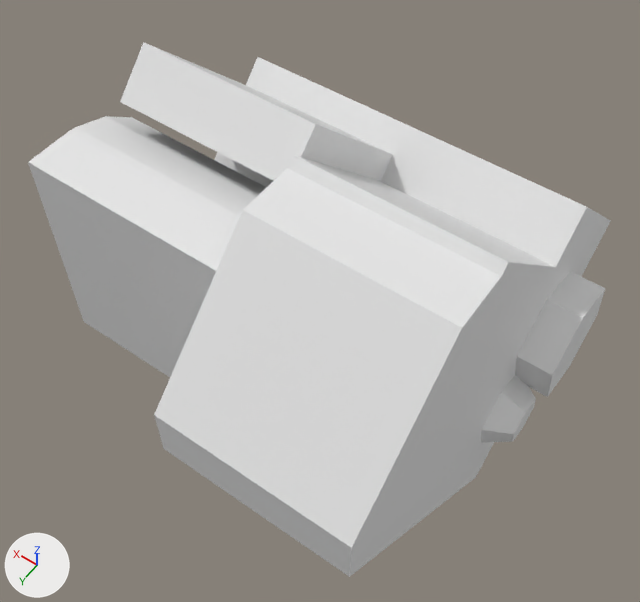
What one commit did to the OBJ model asset/AT3_E4L.obj.
One viewpoint serves both versions: a 50 mm camera at (-136.0, 98.0, 201.0) aimed at (-29.0, -51.0, -33.0). Every picture has the same lights, and +X, +Y and +Z are marked at lower left. The first picture is the older version. Where no turn or scale is listed for an object, it has been applied to the vertices. Vertices at exactly the same position are counted once.

Before the edit, the objects in view are built like this:
```python
me_mesh_0 = bpy.data.meshes.new('Mesh 0')
me_mesh_0.from_pydata(...)  # 122 vertices, 190 faces; spans x -107.0..30.0, y -131.0..29.0, z -97.0..53.0
ob_mesh_0 = bpy.data.objects.new('Mesh 0', me_mesh_0)
ob_mesh_0.location = (0.0, 0.0, 0.0)
```
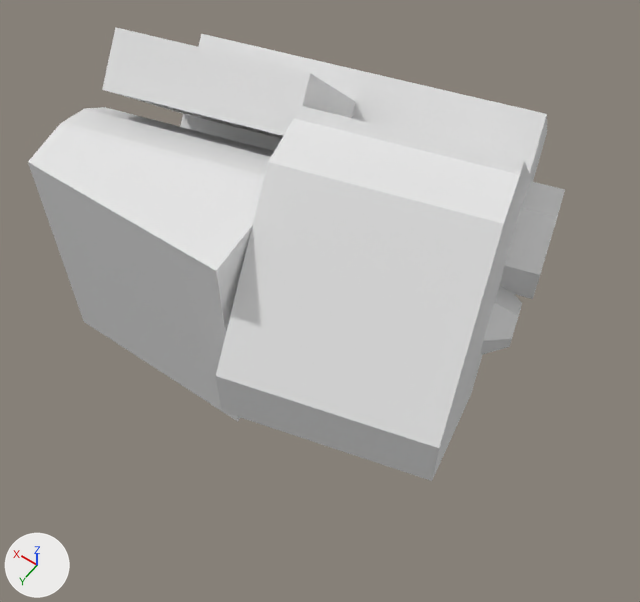
What differs and where, as boxes (x1, y1, x2, y2) in the pictures (640 x 602 px; the box of a moved part takes in the faces that stretch with it):
```json
{"object": "Mesh 0", "change": "reshaped", "before": [28, 42, 611, 577], "after": [28, 27, 565, 481], "on screen": "8% narrower, 15% shorter"}
{"part": 1, "of": "me_mesh_0", "change": "rebuilt", "before": [154, 57, 611, 577], "after": [180, 34, 547, 481]}
{"part": 2, "of": "me_mesh_0", "change": "rebuilt", "before": [120, 42, 392, 181], "after": [102, 27, 356, 139], "on screen": "7% narrower, 19% shorter"}
{"part": 3, "of": "me_mesh_0", "change": "added", "after": [480, 286, 522, 355]}
{"part": 4, "of": "me_mesh_0", "change": "added", "after": [500, 181, 565, 299]}
{"part": 5, "of": "me_mesh_0", "change": "deleted", "before": [481, 375, 536, 442]}
{"part": 6, "of": "me_mesh_0", "change": "deleted", "before": [515, 271, 605, 397]}
{"part": 7, "of": "me_mesh_0", "change": "moved or reshaped", "before": [28, 116, 267, 377], "after": [28, 107, 274, 421]}
```

Scene script edits in JSON lines:
```json
{"block": "me_mesh_0", "where": "# used by ob_mesh_0; location = (0.0, 0.0, 0.0)"}
{"op": "remove", "block": "me_mesh_0", "code": "me_mesh_0.from_pydata(...)  # 122 vertices, 190 faces; spans x -107.0..30.0, y -131.0..29.0, z -97.0..53.0"}
{"op": "add", "block": "me_mesh_0", "code": "me_mesh_0.from_pydata(...)  # 131 vertices, 211 faces; spans x -98.0..57.0, y -159.0..11.0, z -97.0..53.0"}
{"block": "me_mesh_0", "change": "me_mesh_0 part 1: the loose piece of 21 vertices spanning x -95.0..23.0, y -131.0..29.0, z -97.0..50.0 is rebuilt with 21 vertices and now spans x -98.0..57.0, y -159.0..11.0, z -97.0..50.0"}
{"block": "me_mesh_0", "change": "me_mesh_0 part 2: the loose piece of 8 vertices spanning x -35.0..23.0, y -82.0..-29.0, z 0.0..53.0 is rebuilt with 8 vertices and now spans x -25.0..44.0, y -96.0..-30.0, z 0.0..53.0"}
{"block": "me_mesh_0", "change": "me_mesh_0 part 3: a new loose piece of 23 vertices spanning x -86.0..-71.0, y -104.0..-78.0, z -64.0..-38.0"}
{"block": "me_mesh_0", "change": "me_mesh_0 part 4: a new loose piece of 14 vertices spanning x -86.0..-65.0, y -133.0..-94.0, z -49.0..-11.0"}
{"block": "me_mesh_0", "change": "me_mesh_0 part 5: the loose piece of 23 vertices spanning x -104.0..-95.0, y -74.0..-48.0, z -64.0..-38.0 is deleted"}
{"block": "me_mesh_0", "change": "me_mesh_0 part 6: the loose piece of 14 vertices spanning x -107.0..-95.0, y -101.0..-63.0, z -49.0..-11.0 is deleted"}
{"block": "me_mesh_0", "change": "me_mesh_0 part 7"}
{"block": "me_mesh_0", "change": "52 vertices are removed from x -35.0..30.0, y -52.0..-15.0, z -36.0..36.0"}
{"block": "me_mesh_0", "change": "84 faces are deleted"}
{"block": "me_mesh_0", "change": "49 vertices are added at x -35.0..44.0, y -67.0..0.0, z -36.0..36.0"}
{"block": "me_mesh_0", "change": "6 new vertices lie (63.0, 17.0, 0.0) away from vertices in x -29.0..-19.0, y -67.0..-32.0, z -36.0..32.0"}
{"block": "me_mesh_0", "change": "6 new vertices lie (16.0, 4.0, 0.0) away from vertices in x -6.0..12.0, y -62.0..-54.0, z -8.0..4.0"}
{"block": "me_mesh_0", "change": "105 new faces join them"}
```
